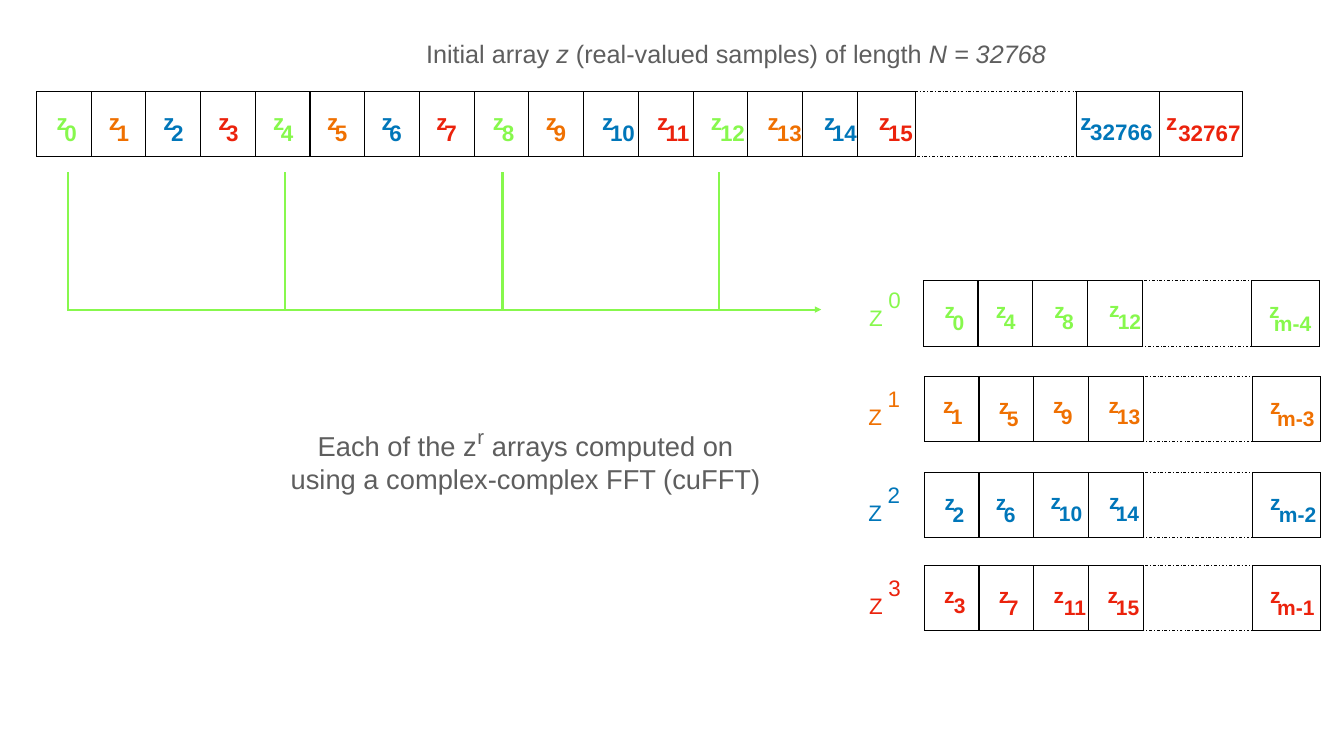
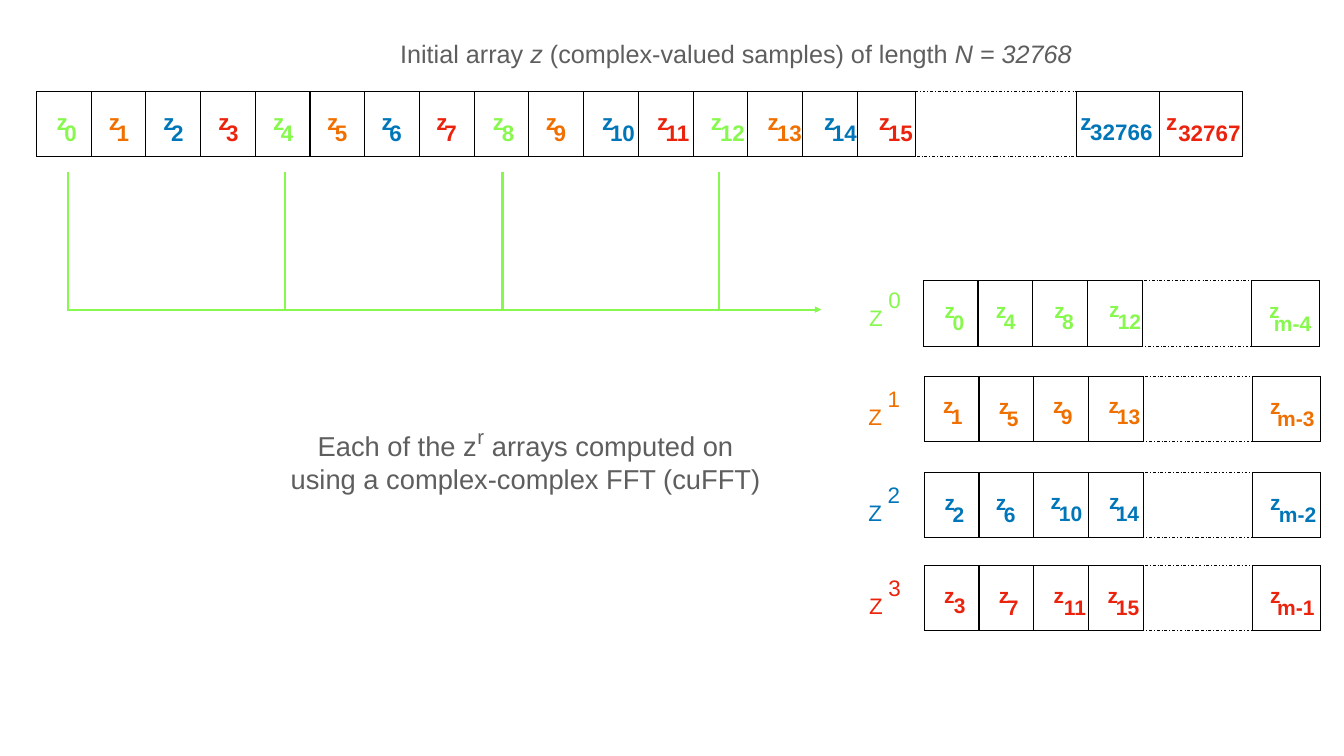
Before and after one commit to ska-sa/katgpucbf, a slide deck: slide 1 of doc/images/z_array.pptx. Drawn at 1344x756 pixels with LibreOffice and Linux fonts; fonts in the diff are those of the drawing. Boxes give left, top, right and bottom in pixels: in the first picture for what was removed or moved away, otherwise in the second. Text is boxed around its words. In the diff, an @@ line names an element or a change of style, - is before the commit and + after.

Commit message:
Changes as per PR #386. Modified z array diagram. Removed line with similar (duplicate) information detailing number of channels.

```diff
--- a/doc/images/z_array.pptx
+++ b/doc/images/z_array.pptx
@@ text at (400, 44, 1072, 68): text changed @@
-Initial array z (real-valued samples) of length N = 32768
+Initial array z (complex-valued samples) of length N = 32768
```
Also in this commit, not shown: 2 other files.
